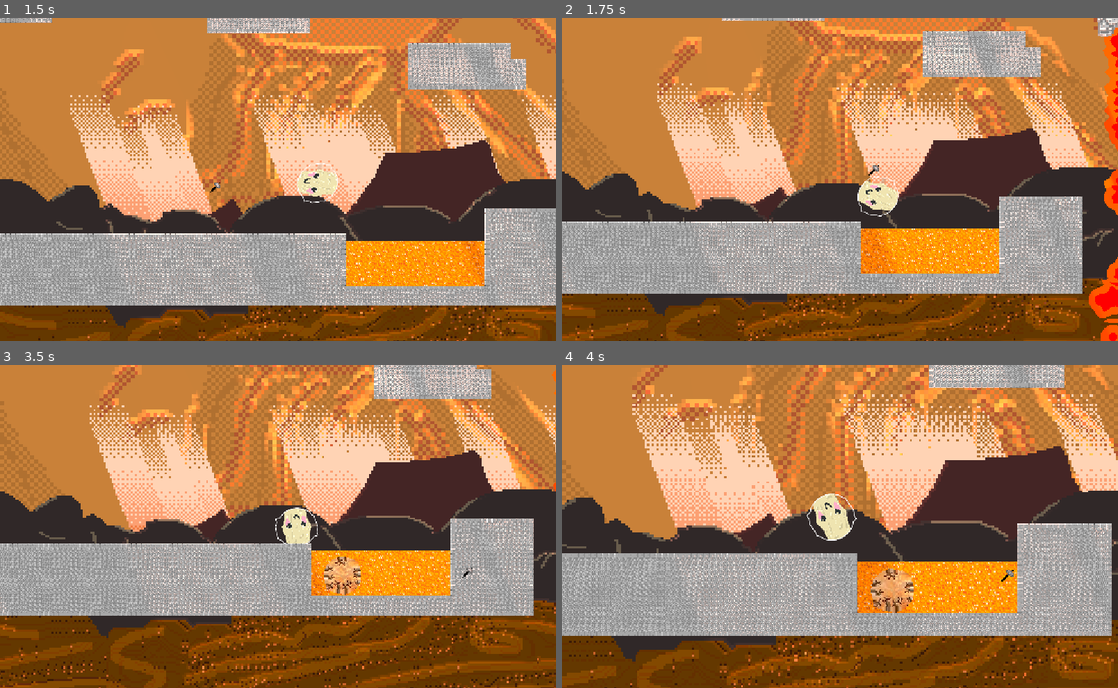
Above: before the commit, frames 1-4 (two rows, left to right).
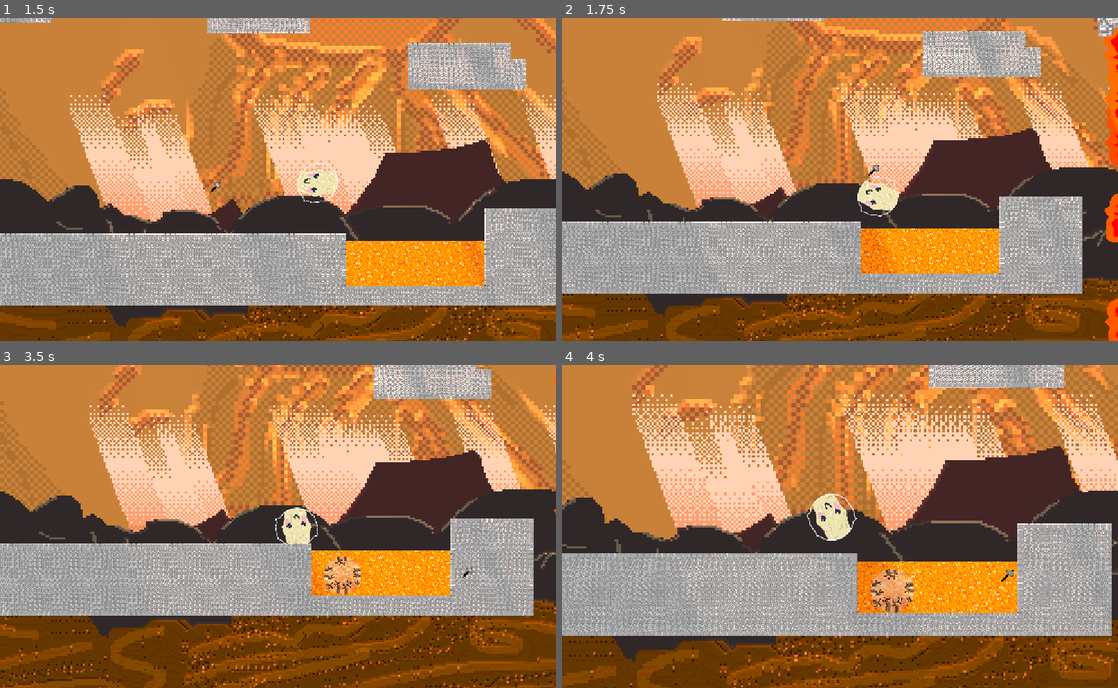
Above: after the commit, the same moments.

Repository: Yaheeha-Baheeha/rock-hard
Game: Godot game, scene res://level_8.tscn
Same seed, same stepped clock (60 frames per second), same inputs: the game is played once before the commit and once after it. This scene is started directly instead of the project's main scene.
Inputs (mouse positions are in pixels of both pictures, inside the frame that each line leads up to):
- Up to frame 1 (1.5 s): tap Enter (ui_accept) at 0.5 s; move the mouse to (400, 163) at 0.52 s; hold D (right) 0.53-1.25 s; hold Shift (static, bound only after the commit) 0.53-1.25 s; tap T (test) at 0.6 s; click (400, 163) at 0.67 s; tap Space (jump) at 0.77 s; drag from (166, 195) to (311, 169) at 1.27 s
- Up to frame 2 (1.75 s): no input
- Up to frame 3 (3.5 s): move the mouse to (333, 455) at 2.02 s; hold D (right) 2.03-2.75 s; hold S (crouch) 2.03-2.75 s; tap Shift (static, bound only after the commit) at 2.3 s; drag from (250, 591) to (467, 574) at 2.77 s
- Up to frame 4 (4 s): move the mouse to (1006, 574) at 3.52 s; hold A (left) from 3.53 s (still down); hold Mouse wheel up (zoom in) from 3.53 s (still down); tap Space (jump) at 3.77 s; tap Shift (static, bound only after the commit) at 3.8 s

Frame 1 is identical in both runs. In frame 2, 1.4% of the frame differs, in the area x 94-100%, y 5-100%; in frame 3, less than 0.1%; in frame 4, nothing differs.

Commit message:
added static bodies

Diff:
--- a/level_8.tscn
+++ b/level_8.tscn
@@ -244,6 +244,9 @@
 
 [sub_resource type="WorldBoundaryShape2D" id="WorldBoundaryShape2D_thifg"]
 
+[sub_resource type="RectangleShape2D" id="RectangleShape2D_2u0tw"]
+size = Vector2(38, 953)
+
 [node name="Game" type="Node2D" unique_id=984303330]
 
 [node name="Hammer" parent="." unique_id=681332400 instance=ExtResource("1_iq1si")]
@@ -713,7 +716,7 @@
 is_active = true
 despawn_rule = 1
 angle_variance = 0.0
-spawn_speed = 1000.0
+spawn_speed = 1200.0
 speed_variance = 0.0
 
 [node name="CollisionShape2D" type="CollisionShape2D" parent="Spawner2" unique_id=1743463438]
@@ -721,10 +724,18 @@
 shape = SubResource("RectangleShape2D_oxvag")
 
 [node name="RigidBody2D" type="StaticBody2D" parent="." unique_id=685939278 groups=["ground"]]
-collision_layer = 4
+collision_layer = 0
 collision_mask = 4
 
 [node name="CollisionShape2D" type="CollisionShape2D" parent="RigidBody2D" unique_id=793454137]
 position = Vector2(-188, 616)
 shape = SubResource("WorldBoundaryShape2D_thifg")
 debug_color = Color(0.1882353, 0.53333336, 0.9411765, 0.9137255)
+
+[node name="CollisionShape2D2" type="CollisionShape2D" parent="RigidBody2D" unique_id=1240198482]
+position = Vector2(1345, -77.5)
+shape = SubResource("RectangleShape2D_2u0tw")
+
+[node name="CollisionShape2D3" type="CollisionShape2D" parent="RigidBody2D" unique_id=2054955383]
+position = Vector2(1508, -77.5)
+shape = SubResource("RectangleShape2D_2u0tw")
--- a/player.gd
+++ b/player.gd
@@ -124,7 +124,10 @@
 		_die()
 
 func _die() -> void:
-	_spawn_corpse()
+	# Check if the player is holding the "static" key at the moment of death
+	var is_holding_static = Input.is_action_pressed("static")
+	_spawn_corpse(is_holding_static)
+
 	current_health = max_health
 	soft_body.texture_tint = base_color
 
@@ -147,7 +150,7 @@
 		current_poly = smoothed
 	return current_poly
 
-func _spawn_corpse() -> void:
+func _spawn_corpse(is_static: bool = false) -> void:
 	if not soft_body or soft_body.points.size() < 3:
 		return
 
@@ -163,11 +166,17 @@
 	for pt in global_poly:
 		local_poly.append(pt - centroid)
 
-	var corpse = RigidBody2D.new()
+	# Choose the body type based on the input check
+	var corpse: PhysicsBody2D
+	if is_static:
+		corpse = StaticBody2D.new()
+	else:
+		corpse = RigidBody2D.new()
+		corpse.mass = 5.0
+
 	corpse.add_to_group("corpse")
 	corpse.top_level = true
 	corpse.global_position = centroid
-	corpse.mass = 5.0
 
 	var coll_shape = CollisionPolygon2D.new()
 	coll_shape.polygon = local_poly
--- a/project.godot
+++ b/project.godot
@@ -82,6 +82,11 @@
 "events": [Object(InputEventKey,"resource_local_to_scene":false,"resource_name":"","device":-1,"window_id":0,"alt_press …(192 unchanged characters)…
 ]
 }
+static={
+"deadzone": 0.2,
+"events": [Object(InputEventKey,"resource_local_to_scene":false,"resource_name":"","device":-1,"window_id":0,"alt_pressed":false,"shift_pressed":false,"ctrl_pressed":false,"meta_pressed":false,"pressed":false,"keycode":0,"physical_keycode":4194325,"key_label":0,"unicode":0,"location":0,"echo":false,"script":null)
+]
+}
 
 [physics]
 
--- a/spawner.gd
+++ b/spawner.gd
@@ -27,12 +27,10 @@
 var spawn_timer: float = 0.0
 
 func _ready() -> void:
-	# If a lever is assigned in the Inspector, connect its signal automatically
 	if target_lever != null and target_lever.has_signal("toggled"):
 		target_lever.toggled.connect(set_spawner_active)
 
 func _process(delta: float) -> void:
-	# 1. Check if we are allowed to spawn based on our mode
 	var can_spawn: bool = false
 
 	if spawn_mode == SpawnMode.ALWAYS:
@@ -40,14 +38,12 @@
 	elif spawn_mode == SpawnMode.TOGGLED and is_active:
 		can_spawn = true
 
-	# 2. If allowed, run the timer and spawn
 	if can_spawn:
 		spawn_timer += delta
 		if spawn_timer >= spawn_rate:
 			spawn_timer = 0.0
 			spawn_drop()
 	else:
-		# Reset timer when turned off so it spawns instantly when turned back on
 		spawn_timer = spawn_rate
 
 func spawn_drop() -> void:
@@ -80,13 +76,8 @@
 		var velocity_dir = Vector2.RIGHT.rotated(deg_to_rad(final_angle))
 		drop.linear_velocity = velocity_dir * final_speed
 
-# --- NEW: LEVER FUNCTIONS ---
-# Your lever node can call these functions when it gets flipped!
-
-## Toggles the spawner on and off
 func toggle_spawner() -> void:
 	is_active = !is_active
 
-## Explicitly turns the spawner on or off (great for one-way switches)
 func set_spawner_active(state: bool) -> void:
 	is_active = state
--- a/test_level.tscn
+++ b/test_level.tscn
@@ -234,6 +234,8 @@
 [node name="background" parent="." unique_id=932514271 instance=ExtResource("11_13y8f")]
 
 [node name="RigidBody2D" type="StaticBody2D" parent="." unique_id=662540377 groups=["ground"]]
+collision_layer = 0
+collision_mask = 0
 
 [node name="CollisionShape2D" type="CollisionShape2D" parent="RigidBody2D" unique_id=169856850]
 position = Vector2(-188, 616)
